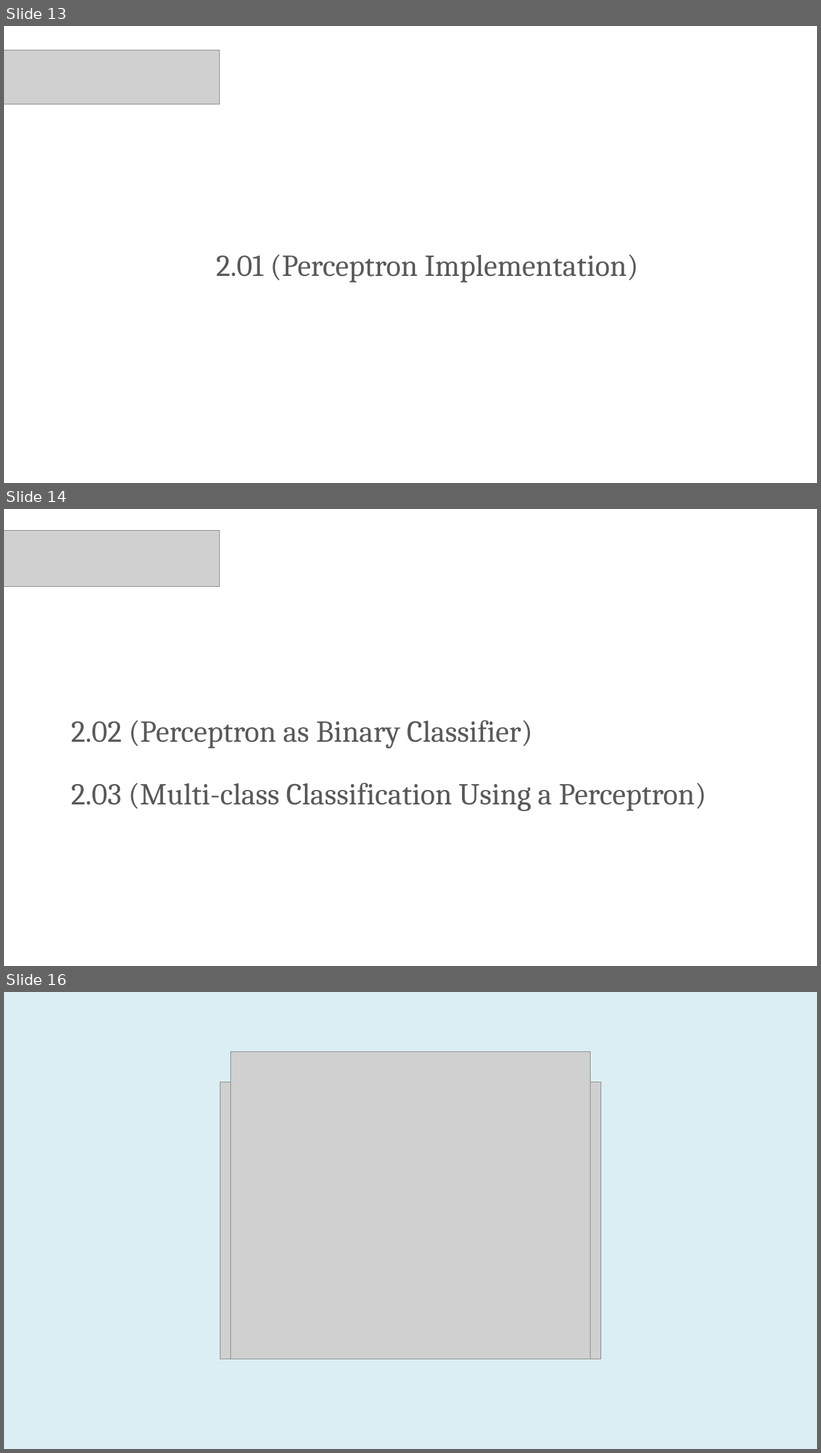
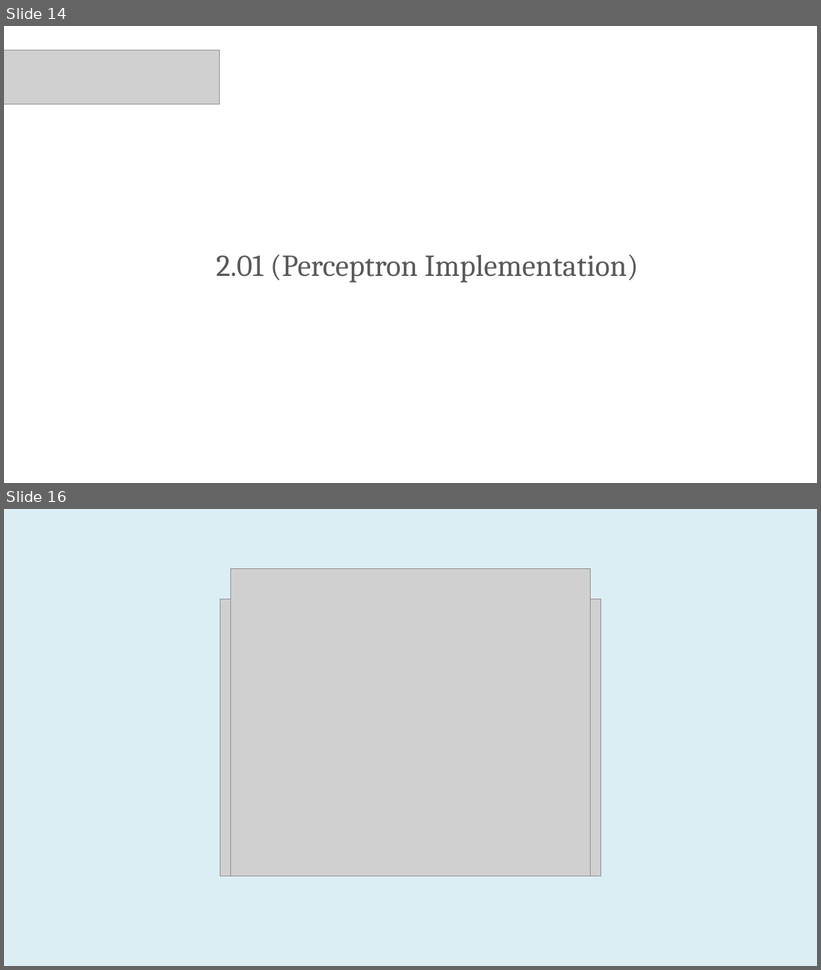
Before and after one commit to PracticumAI/deep_learning, a slide deck: presentations/02.1_neural_anatomy.pptx. Shown one above the other, each under a label of ours: slides 13, 14 and 16 before the commit, slides 14 and 16 after it; the slides between them are not shown. The pictures are 821x1453 and 821x970 pixels, drawn with LibreOffice and Linux fonts; fonts in the diff are those of the drawing; grey boxes stand for pictures. Boxes give left, top, right and bottom in pixels: in the first picture for what was removed or moved away, otherwise in the second. Text is boxed around its words. In the diff, an @@ line names an element or a change of style, - is before the commit and + after.

```diff
--- a/presentations/02.1_neural_anatomy.pptx
+++ b/presentations/02.1_neural_anatomy.pptx
@@ slide 14 removed at (4, 509, 817, 966), background #FFFFFF @@
@@ picture removed at (4, 530, 220, 586) @@
@@ title removed at (71, 720, 533, 749) @@
-2.02 (Perceptron as Binary Classifier)
@@ text removed at (71, 783, 707, 811) @@
-2.03 (Multi-class Classification Using a Perceptron)
@@ what was slide 13 is now slide 14 @@
```
Also in this commit, not shown: 1 slide added, 1 other file.
